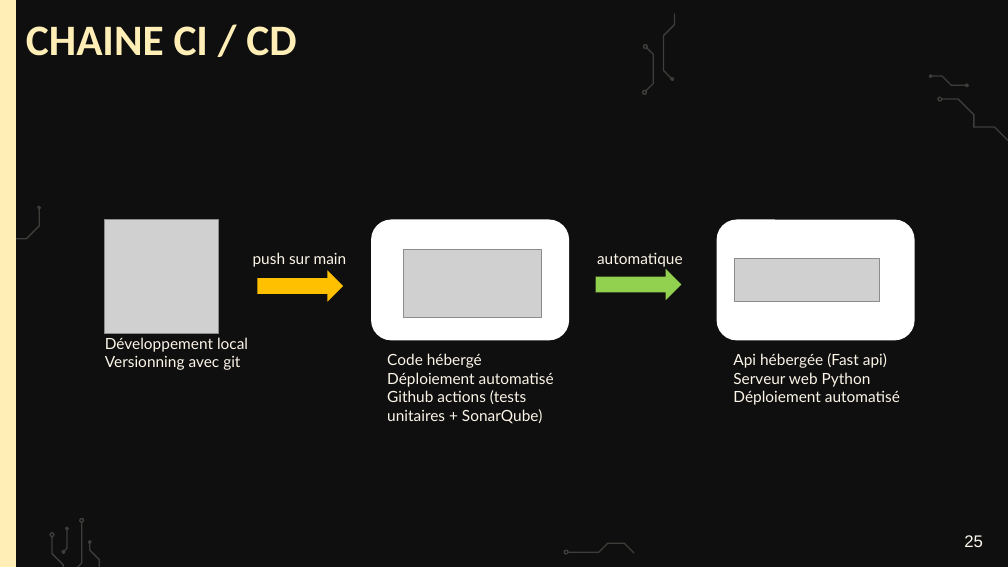
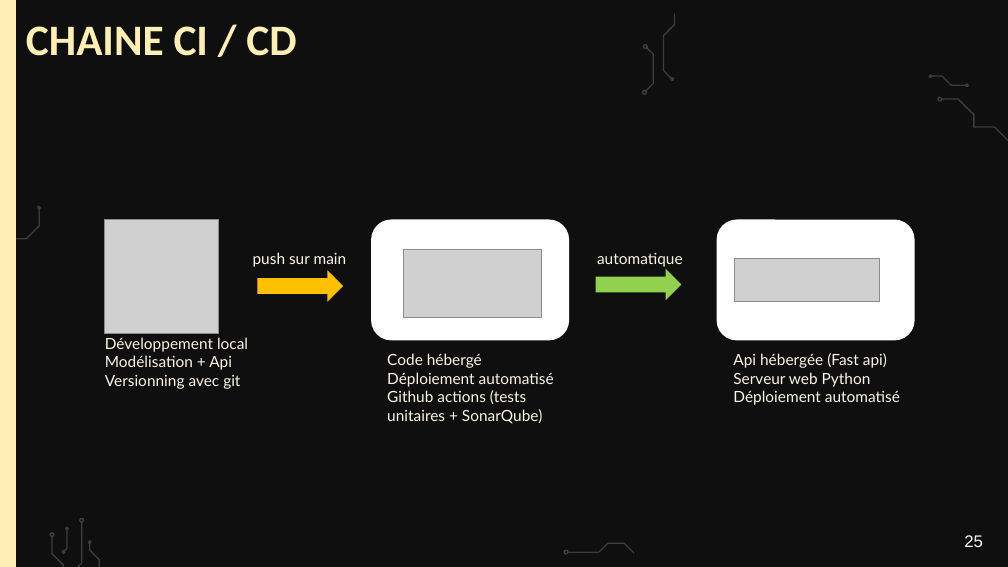
Before and after one commit to webew/api-oc-projet7, a slide deck: slide 25 of Fillion_Bertrand_6_presentation_022026.pptx. Drawn at 1008x567 pixels with LibreOffice and Linux fonts; fonts in the diff are those of the drawing; grey boxes stand for pictures; background and template pictures are left out. Boxes give left, top, right and bottom in pixels: in the first picture for what was removed or moved away, otherwise in the second. Text is boxed around its words. In the diff, an @@ line names an element or a change of style, - is before the commit and + after.

```diff
--- a/Fillion_Bertrand_6_presentation_022026.pptx
+++ b/Fillion_Bertrand_6_presentation_022026.pptx
@@ subtitle at box(105, 355, 232, 370): paragraph added @@
+Modélisation + Api
```
Also in this commit, not shown: 2 other slides changed, 3 other files.
